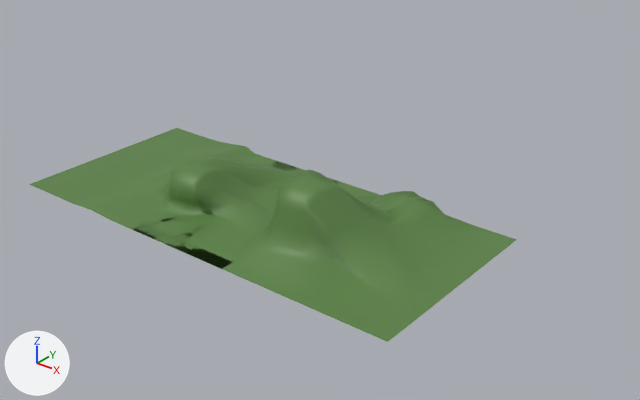
Renders of the FBX model Assets/Modelos/Ambiente/terreno_level3.fbx from each side of a commit.
The view is the same before and after, from a camera (50 mm lens) standing at (0.775, -0.763, 0.509) and looking at (0.02, 0.18, -0.076). Arrows for +X, +Y and +Z are at lower left; the lights stay in place. Where no turn or scale is listed for an object, it has been applied to the vertices.

Before the edit, the objects in view are built like this:
```python
me_mesh = bpy.data.meshes.new('Mesh')
me_mesh.from_pydata(...)  # 336 vertices, 300 faces; spans x -0.21..0.21, y -0.15..0.15, z -0.002..0.093
me_mesh.materials.append(mat_verde)  # green #5b8345
me_mesh_001 = bpy.data.meshes.new('Mesh.001')
me_mesh_001.from_pydata(...)  # 336 vertices, 300 faces; spans x -0.21..0.21, y -0.15..0.15, z -0.001..0.058
me_mesh_001.materials.append(mat_verde)  # green #5b8345
ob_pplane1 = bpy.data.objects.new('pPlane1', me_mesh_001)
ob_pplane1.location = (-0.114, 0.06, -0.052)
ob_pplane3 = bpy.data.objects.new('pPlane3', me_mesh)
ob_pplane3.location = (0.12, 0.06, -0.052)
```
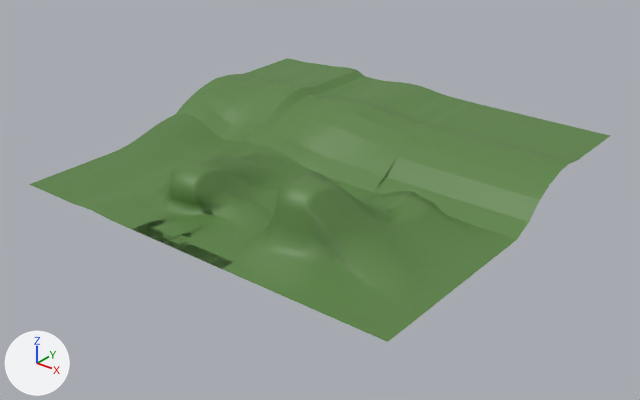
Pixel boxes [x1, y1, x2, y2] of what changed, in the pictures (640 x 400 px):
'pPlane3', reshaped (24% wider, 36% taller): before [135, 161, 517, 342]; after [135, 96, 610, 342]
'pPlane1', reshaped (31% wider, 50% taller): before [29, 128, 370, 268]; after [29, 58, 477, 269]
part 1 of me_mesh_001, built on: before [117, 128, 339, 183]; after [117, 58, 477, 192]
part 2 of me_mesh, added (green): after [374, 96, 610, 239]

Diff of the bpy script that builds the scene:
```diff
--- a/Assets/Modelos/Ambiente/terreno_level3.fbx.py
+++ b/Assets/Modelos/Ambiente/terreno_level3.fbx.py
@@ me_mesh_001 @@
 # used by ob_pplane1; location = (-0.114, 0.06, -0.052)
-me_mesh_001.from_pydata(...)  # 336 vertices, 300 faces; spans x -0.21..0.21, y -0.15..0.15, z -0.001..0.058
+me_mesh_001.from_pydata(...)  # 504 vertices, 460 faces; spans x -0.21..0.21, y -0.15..0.449, z -0.001..0.072
+# me_mesh_001 part 1: 108 vertices moved from x -0.21..0.102, y 0.021..0.15, z 0.0..0.046 to x -0.21..0.102, y 0.021..0.15, z 0.001..0.048; 168 vertices added at x -0.21..0.21, y 0.163..0.449, z 0.008..0.072
 me_mesh_001.materials.append(mat_verde)
@@ me_mesh @@
 # used by ob_pplane3; location = (0.12, 0.06, -0.052)
-me_mesh.from_pydata(...)  # 336 vertices, 300 faces; spans x -0.21..0.21, y -0.15..0.15, z -0.002..0.093
+me_mesh.from_pydata(...)  # 481 vertices, 438 faces; spans x -0.21..0.21, y -0.15..0.445, z -0.002..0.093
+# me_mesh part 2
+# 11 vertices are added at x -0.063..-0.042, y 0.182..0.445, z 0.012..0.06
+# 20 new vertices lie (0.0, 0.032, 0.014) away from vertices in x -0.21..0.21, y 0.15, z 0.0
+# 20 new vertices lie (0.0, 0.027, 0.022) away from vertices in x -0.21..0.21, y 0.182, z 0.014
+# 20 new vertices lie (0.0, 0.025, 0.013) away from vertices in x -0.21..0.21, y 0.209, z 0.036
+# 19 new vertices lie (0.0, 0.033, 0.01) away from vertices in x -0.21..0.21, y 0.234, z 0.049
+# 19 new vertices lie (0.0, 0.026, 0.002) away from vertices in x -0.21..0.21, y 0.267, z 0.059
+# 19 new vertices lie (0.0, 0.03, -0.005) away from vertices in x -0.21..0.21, y 0.293, z 0.061
+# 17 new vertices lie (0.0, 0.122, 0.0) away from vertices in x -0.168..0.21, y 0.323, z 0.056
+# 138 new faces join them
 me_mesh.materials.append(mat_verde)
```
